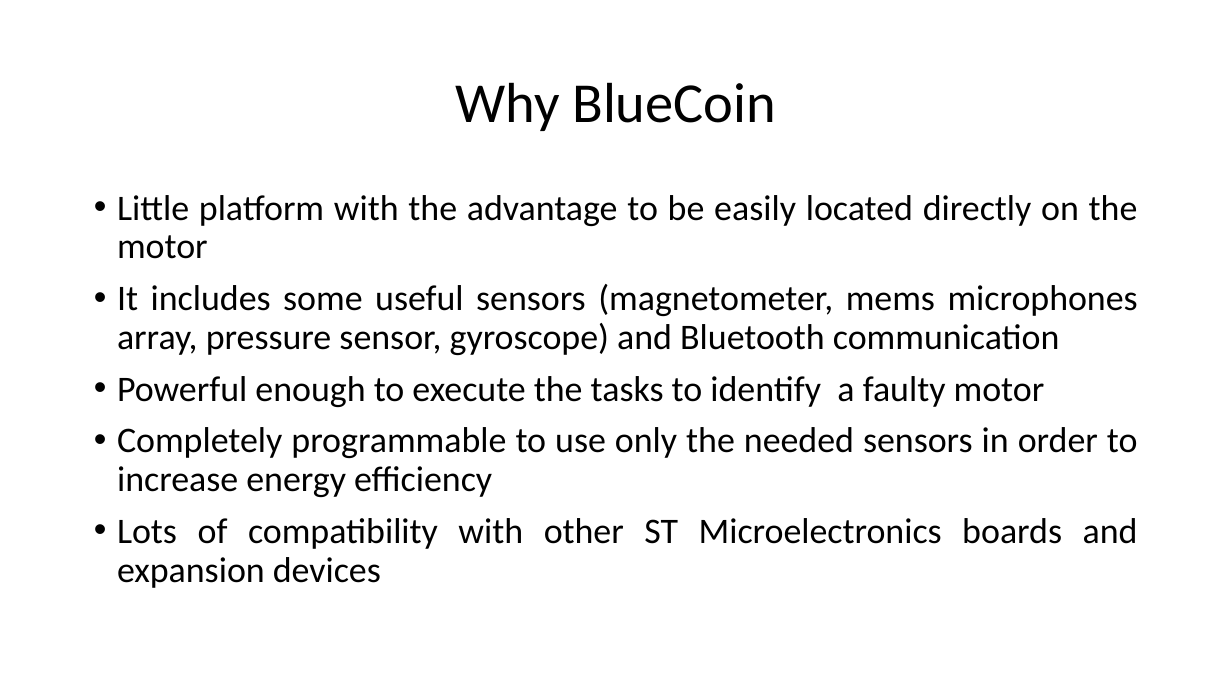
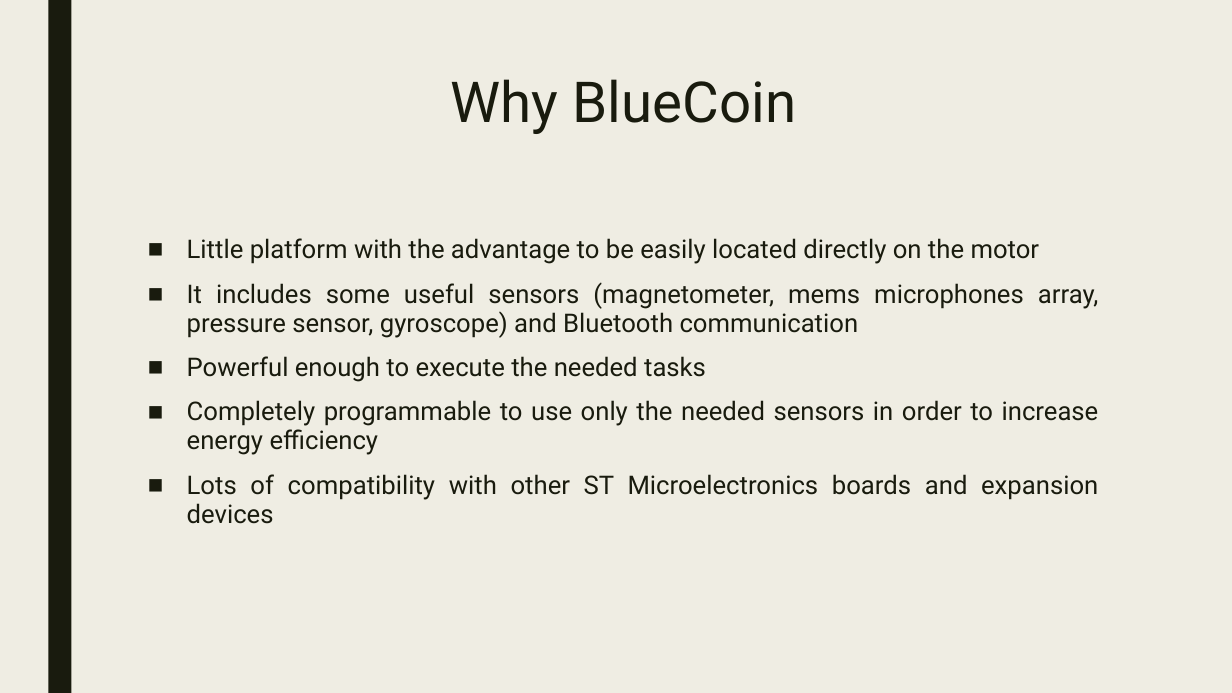
Before and after one commit to urzino/FanMonitoringBlueCoin, a slide deck: slide 3 of Pervasive_presentation_Milestone1_group8.pptx. Drawn at 1232x693 pixels with LibreOffice and Linux fonts; fonts in the diff are those of the drawing. Boxes give left, top, right and bottom in pixels: in the first picture for what was removed or moved away, otherwise in the second. Text is boxed around its words. In the diff, an @@ line names an element or a change of style, - is before the commit and + after.

```diff
--- a/Pervasive_presentation_Milestone1_group8.pptx
+++ b/Pervasive_presentation_Milestone1_group8.pptx
@@ background #FFFFFF to #EFEDE3 @@
@@ rectangle added at (48,0,71,693), fill #191B0E @@
@@ title "Why BlueCoin" at (451,79,796,134): font Calibri to Roboto, text colour #000000 to #191B0E; line spacing 0.9 to 0.89; vertical alignment middle to top @@
@@ text "Little platform with the advantage ...": place and size @@
-text "Little platform with the advantage ..." at (117,195,1138,588)
+text "Little platform with the advantage ..." at (187,238,1099,524)
@@ text at (187,238,1099,524): size 28 to 20 pt, font Calibri to Roboto, text colour #000000 to #191B0E in "Little platform with the advantage to be ...", "It includes some useful sensors (magnetometer, mems ...", "Completely programmable to use only the needed ...", "Lots of compatibility with other ST Microelectronics ..."; bullet • to ■; line spacing 0.9 to 0.94; more space between paragraphs @@
@@ text at (187,356,706,382): text changed; size 28 to 20 pt; font Calibri to Roboto; text colour #000000 to #191B0E @@
-• Powerful enough to execute the tasks to identify a faulty motor
+■ Powerful enough to execute the needed tasks
```
Also in this commit, not shown: 10 other slides changed.
